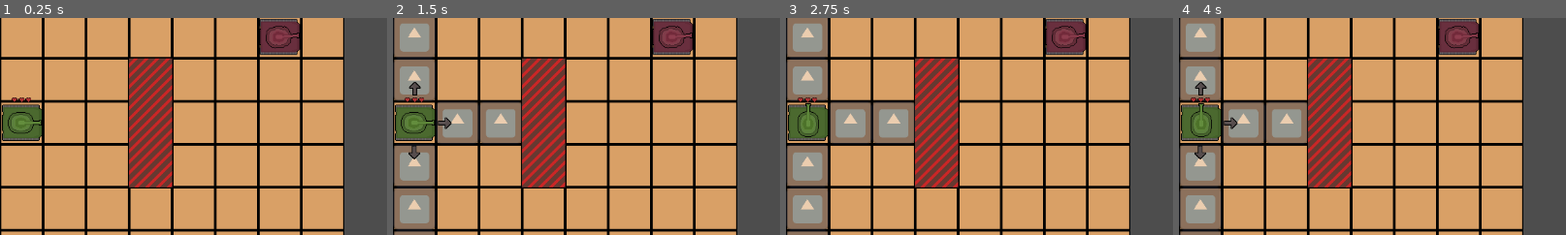
Above: before the commit, frames 1-4 (left to right).
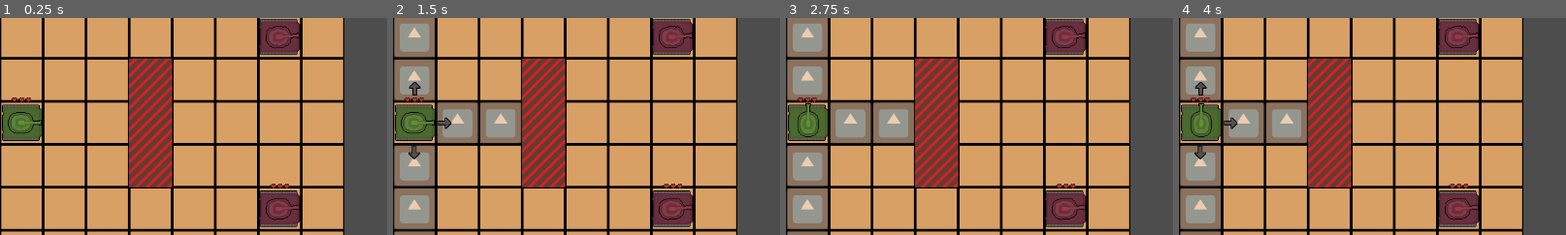
Above: after the commit, the same moments.

Repository: s3716853/tank-game
Game: Godot game, scene res://Scenes/main.tscn
Two runs of this game, one before a commit and one after it. Both use one fixed random seed, a clock stepped at 60 frames per second and the inputs below. The engine's default icon, where the game draws it, is replaced by a stand-in: a white triangle on a blue panel in a dark square.
Inputs (mouse positions are % of the whole screen's width and height, from its top left):
- Up to frame 1 (0.25 s): no input
- Up to frame 2 (1.5 s): click "MOVE" at 0.5 s; click "SHOOT" at 1.25 s
- Up to frame 3 (2.75 s): click (3, 27) at 2 s
- Up to frame 4 (4 s): click "MOVE" at 2.75 s; click "SHOOT" at 3.5 s
The pictures show only the part of the screen within x 0-50%, y 10-60%; the shares and areas given below are measured in that part.

The runs differ from the first frame. In frame 1, 1.9% of the frame differs, in the area x 66-78%, y 76-97%; in frame 2, 1.9%; in frame 3, 1.9%; in frame 4, 1.9%.

Commit message:
Enemies move further and die properly now

Diff:
--- a/Scenes/main.tscn
+++ b/Scenes/main.tscn
@@ -46,5 +46,9 @@
 z_index = 1
 position = Vector2(416, 96)
 
+[node name="Enemy2" parent="Enemy Handler" instance=ExtResource("1_dxpu0")]
+z_index = 1
+position = Vector2(416, 352)
+
 [connection signal="pressed" from="CanvasLayer/Move Button" to="Player" method="_on_move_button_pressed"]
 [connection signal="pressed" from="CanvasLayer/Shoot Button" to="Player" method="_on_shoot_button_pressed"]
--- a/Scripts/EnemyHandler.gd
+++ b/Scripts/EnemyHandler.gd
@@ -14,7 +14,9 @@
 func enemy_turn(map, player_coord: Vector2):
 	for child : EnemyMain in get_children():
 		child.actions_remaining = child.max_actions
-		child.action_choice(map, player_coord)
+		child.map = map
+		child.player_coord = player_coord
+		child.action_choice()
 
 func _process(delta: float) -> void:
 	#If there are no enemy tanks remaining then the player wins
--- a/Scripts/EnemyMain.gd
+++ b/Scripts/EnemyMain.gd
@@ -5,20 +5,23 @@
 @export var bullet_spawn = Node2D
 #Turret child, used to set the direction of the turret for shooting
 @export var turret : Node2D
+var map : TileMapLayer
+var player_coord : Vector2
 
 #How many actions should the enemy get each turn
-var max_actions = 1
+var max_actions = 2
 #Current actions remaining for the enemy
-var actions_remaining = 1
+var actions_remaining
 #Location where the enemy should move to
 var target_location = null
 
 func _ready():
+	actions_remaining = max_actions
 	#Sets starting position cells to be not empty
 	get_parent().enemy_locations(null,self.position)
 
 #Choose an action to do
-func action_choice(map : TileMapLayer, player_coord: Vector2):
+func action_choice():
 	#For now it just shoots, this will be changed eventually
 	var tank_coord = map.local_to_map(self.position)
 
@@ -27,36 +30,41 @@
 	var lowest_heuristic = 1000
 	var lowest_coord = null
 	for coord in surrounding_coord:
-		if(map.grid[coord.x][coord.y].heuristic < lowest_heuristic):
+		if(
+			range(map.grid_width).has(coord.x) and
+			range(map.grid_height).has(coord.y) and
+			map.grid[coord.x][coord.y].heuristic < lowest_heuristic
+		):
 			lowest_heuristic = map.grid[coord.x][coord.y].heuristic
 			lowest_coord = coord
 		if(lowest_heuristic <= 1):
 			#If there is a 1 or 0, check to see if in the same row/column as the player
 			if(tank_coord.x == player_coord.x or tank_coord.y == player_coord.y):
-				shoot(Vector2.LEFT, map, player_coord)
+				shoot(map.grid[coord.x][coord.y].global_position - self.global_position)
 				break
 			else:
-				move(map.map_to_local(lowest_coord), player_coord, map)
+				move(map.map_to_local(lowest_coord))
 	#If there isn't a 1 or 0
 	if(lowest_heuristic > 1):
-		move(map.map_to_local(lowest_coord), player_coord, map)
+		move(map.map_to_local(lowest_coord))
 #Hurt Tank
 #Sends signal to child which handles the tank health
 func hurt(amount):
 	find_child("Health").damage(amount)
 
 #Called when an enemy moves
-func move(location : Vector2, player_coord: Vector2, map : TileMapLayer):
+func move(location : Vector2):
+	#Update heuristic number
 	map.tile_heuristics(map.map_to_local(player_coord))
 	#Sets the old grid cell_empty to true and the new cell_empty to false
 	get_parent().enemy_locations(self.position, location)
 	#MOVE to location
 	target_location = location
-	#Update heuristic number
-	action_taken(map, player_coord)
+	t = 0
+	moving = true
 
 #Called when an enemy shoots
-func shoot(direction, map : TileMapLayer, player_coord: Vector2):
+func shoot(direction):
 	#Set turret direction
 	turret.rotation = direction.angle()
 	#Spawning bullet and setting it to shoot from the "BulletSpawn" position
@@ -64,19 +72,31 @@
 	add_child(b)
 	b.global_position = bullet_spawn.global_position
 	b.rotation = bullet_spawn.global_rotation
-	action_taken(map, player_coord)
+	action_taken()
 
 #Once an action is taken check if any actions remain, if they do - do something, otherwise end turn
-func action_taken(map : TileMapLayer, player_coord: Vector2):
+func action_taken():
 	actions_remaining -= 1
 	if(actions_remaining <= 0):
 		get_parent().enemy_finished()
 	else:
-		action_choice(map, player_coord)
+		action_choice()
 
 var t = 0
+var moving = false
 func _process(delta: float) -> void:
 	#Move towards desired location over time
 	if(self.global_position != target_location and target_location != null):
 		t += delta * 0.1
 		self.global_position = self.global_position.lerp(target_location, t)
+		if(self.global_position.distance_to(target_location) < 1):
+			self.global_position = target_location
+	if(moving and self.global_position == target_location):
+		moving = false
+		action_taken()
+
+#Called when the tank is destroyed
+func tank_destroyed():
+	var pos = map.local_to_map(self.position)
+	map.grid[pos.x][pos.y].cell_empty = true
+	queue_free()
--- a/Scripts/health.gd
+++ b/Scripts/health.gd
@@ -14,5 +14,4 @@
 		i += 1
 	#Check if they are dead
 	if(health <= 0):
-		print("YOU LOSE")
-		get_parent().queue_free()
+		get_parent().tank_destroyed()
--- a/Scripts/map.gd
+++ b/Scripts/map.gd
@@ -183,7 +183,6 @@
 #	test output
 	for child in get_children():
 		child.find_child("Label").text = str(child.heuristic)
-		print(child.location, child.heuristic)
 
 func set_cell_empty(old_position, location):
 	if(old_position != null):
